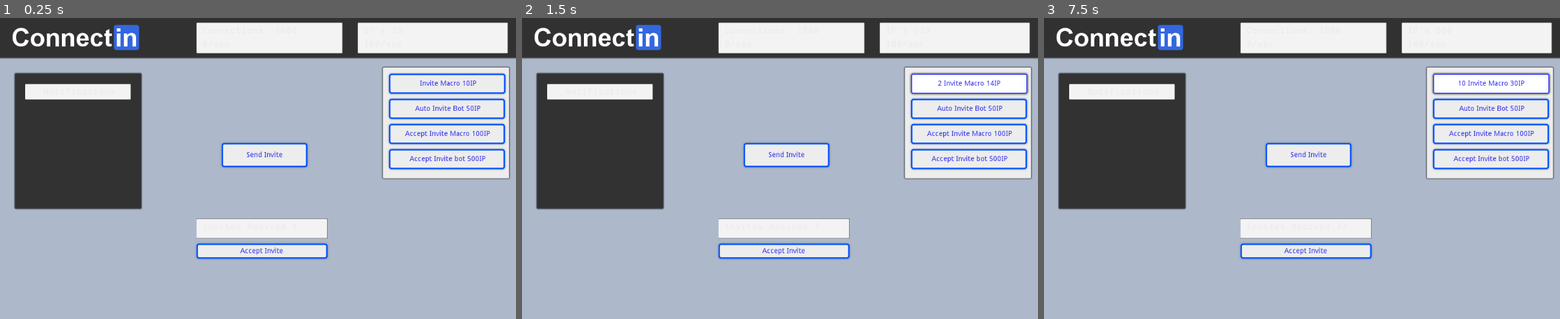
Above: before the commit, frames 1-3 (left to right).
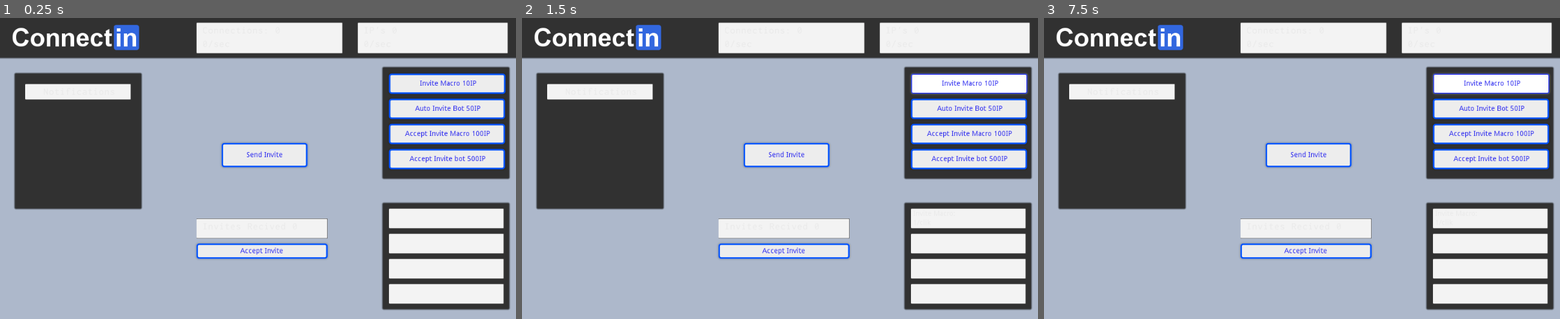
Above: after the commit, the same moments.

Repository: SamuelDeboni/ConnectIn
Game: Godot game, scene res://Main.tscn
The game is run twice, just before and just after one commit, with the same random seed, the same clock (stepped at 60 frames per second) and the same inputs.
Inputs:
- Up to frame 1 (0.25 s): no input
- Up to frame 2 (1.5 s): click "Invite Macro 10IP" at 0.5 s; click "1 Invite Macro 12IP" (after the commit: "Invite Macro 10IP") at 1.25 s
- Up to frame 3 (7.5 s): click "2 Invite Macro 14IP" (after the commit: "Invite Macro 10IP") at 2 s; click "3 Invite Macro 16IP" (after the commit: "Invite Macro 10IP") at 2.75 s; click "4 Invite Macro 18IP" (after the commit: "Invite Macro 10IP") at 3.5 s; click "5 Invite Macro 20IP" (after the commit: "Invite Macro 10IP") at 4.25 s; click "6 Invite Macro 22IP" (after the commit: "Invite Macro 10IP") at 5 s; click "7 Invite Macro 24IP" (after the commit: "Invite Macro 10IP") at 5.75 s; click "8 Invite Macro 26IP" (after the commit: "Invite Macro 10IP") at 6.5 s; click "9 Invite Macro 28IP" (after the commit: "Invite Macro 10IP") at 7.25 s

The runs differ from the first frame. In frame 1, 12% of the frame differs, in the area x 74-99%, y 16-98%; in frame 2, 12%; in frame 3, 12%.

Commit message:
Added a bunch more stuff

Diff:
--- a/Main.gd
+++ b/Main.gd
@@ -1,7 +1,7 @@
 extends Node2D
 
 # Resources ---------------
-var connections = 1000.0
+var connections = 0
 var influence_points = 0.0
 var invites = 0.0
 
@@ -55,7 +55,8 @@
 		$Control/Notifications/Dialog.visible = true
 		$Control/Notifications/Dialog.t = 20.0
 		influence_points += especial_events_rewards[especial_events]
-		especial_events += 1
+		if especial_events < 5:
+			especial_events += 1
 
 
 
@@ -67,18 +68,21 @@
 func _on_InviteScript_button_down():
 	if influence_points >= invite_script_price:
 		influence_points -= invite_script_price
-		invite_multi += 1
+		invite_multi *= 1.2
 		invite_script_price += 2
-	$Control/Store/InviteScript.text = str(invite_multi-1) + " Invite Macro " + str(invite_script_price) + "IP"
-
+	$Control/Store/InviteScript.text =  " Invite Macro " + str(invite_script_price) + "IP"
+	$Control/Status/IM_speed.text = " Invite Macro:\n " + str(invite_multi) + "/clik"
 
 func _on_InviteBot_button_down():
 	if influence_points >= invite_bot_price:
 		influence_points -= invite_bot_price
-		invite_bot_multi += 1
+		if invite_bot_multi == 0:
+			invite_bot_multi += 1
+		else:
+			invite_bot_multi *= 1.2
 		invite_bot_price += 5
-	$Control/Store/InviteBot.text = str(invite_bot_multi) + " Auto Invite Bot " + str(invite_bot_price) + "IP"
-
+	$Control/Store/InviteBot.text =  " Auto Invite Bot " + str(invite_bot_price) + "IP"
+	$Control/Status/IB_speed.text = " Invite Bot Speed:\n " + str(invite_bot_multi*0.1) + "/s"
 
 func _on_AcceptInvite_button_down():
 	if invites >= 1 * accept_multi:
@@ -87,14 +91,19 @@
 
 func _on_AcceptMacro_button_down():
 	if influence_points >= accept_macro_price:
-		accept_multi += 1
+		accept_multi *= 1.2
 		influence_points -= accept_macro_price
 		accept_macro_price += 10
-	$Control/Store/AcceptMacro.text = str(accept_multi-1) + " Accept Invite Macro " + str(accept_macro_price) + "IP"
+	$Control/Store/AcceptMacro.text = " Invite Accept Macro " + str(accept_macro_price) + "IP"
+	$Control/Status/AM_speed.text = " Invite Accept Macro:\n " + str(accept_multi) + "/click"
 
 func _on_AcceptBot_button_down():
 	if influence_points >= accept_bot_price:
-		accept_bot_multi += 1
+		if accept_bot_multi == 0:
+			accept_bot_multi += 1
+		else:
+			accept_multi *= 1.2
 		influence_points -= accept_bot_price
 		accept_bot_price += 50
-	$Control/Store/AcceptBot.text = str(accept_bot_multi) + " Accept Invite Bot " + str(accept_bot_price) + "IP"
+	$Control/Store/AcceptBot.text = str(int(accept_bot_multi)) + " Accept Invite Bot " + str(accept_bot_price) + "IP"
+	$Control/Status/AB_speed.text = " Invite Accept Bot speed:\n " + str(accept_bot_multi) + "/s"
--- a/Main.tscn
+++ b/Main.tscn
@@ -62,6 +62,7 @@
 
 [node name="Store" type="Panel" parent="Control"]
 editor/display_folded = true
+self_modulate = Color( 0.207843, 0.207843, 0.207843, 1 )
 margin_left = 750.0
 margin_top = 120.0
 margin_right = 1000.0
@@ -104,7 +105,8 @@
 readonly = true
 
 [node name="Notifications" type="Panel" parent="Control"]
-self_modulate = Color( 0.211765, 0.211765, 0.211765, 1 )
+editor/display_folded = true
+self_modulate = Color( 0.207843, 0.207843, 0.207843, 1 )
 margin_left = 20.0
 margin_top = 132.0
 margin_right = 270.0
@@ -129,6 +131,41 @@
 readonly = true
 script = ExtResource( 5 )
 
+[node name="Status" type="Panel" parent="Control"]
+self_modulate = Color( 0.207843, 0.207843, 0.207843, 1 )
+margin_left = 750.0
+margin_top = 390.0
+margin_right = 1000.0
+margin_bottom = 600.0
+
+[node name="IM_speed" type="TextEdit" parent="Control/Status"]
+margin_left = 12.0
+margin_top = 10.0
+margin_right = 240.0
+margin_bottom = 50.0
+readonly = true
+
+[node name="IB_speed" type="TextEdit" parent="Control/Status"]
+margin_left = 12.0
+margin_top = 60.0
+margin_right = 240.0
+margin_bottom = 100.0
+readonly = true
+
+[node name="AM_speed" type="TextEdit" parent="Control/Status"]
+margin_left = 12.0
+margin_top = 110.0
+margin_right = 240.0
+margin_bottom = 150.0
+readonly = true
+
+[node name="AB_speed" type="TextEdit" parent="Control/Status"]
+margin_left = 12.0
+margin_top = 160.0
+margin_right = 240.0
+margin_bottom = 200.0
+readonly = true
+
 [node name="Title" type="Sprite" parent="."]
 position = Vector2( 150, 40 )
 texture = ExtResource( 6 )
